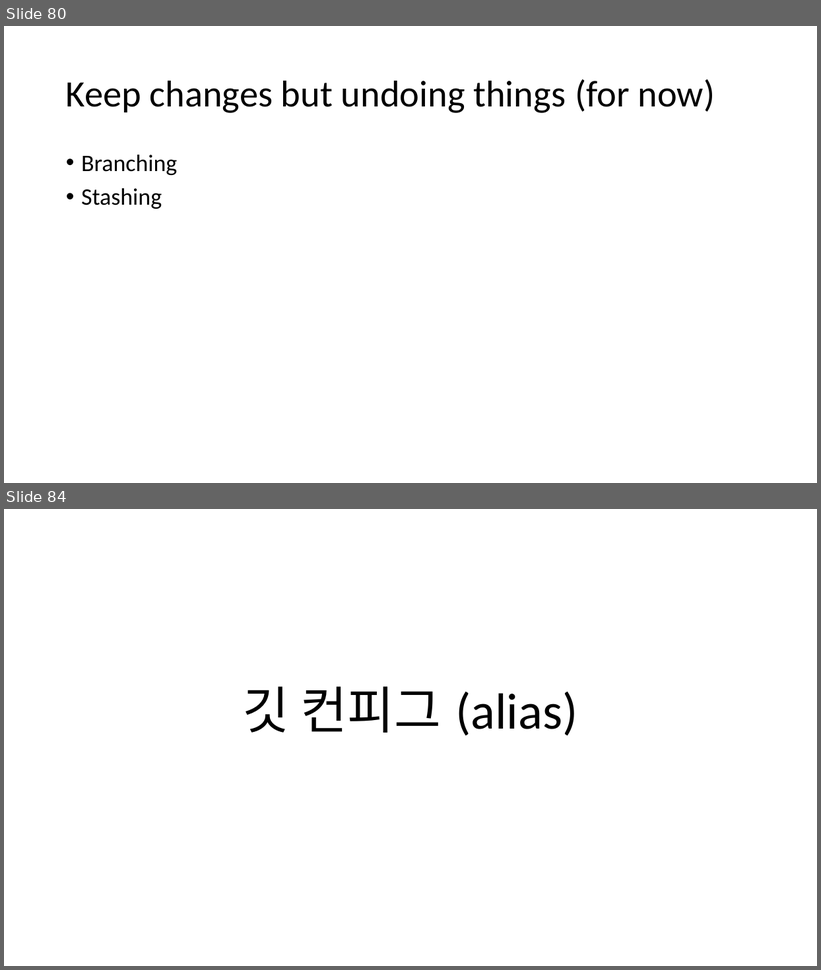
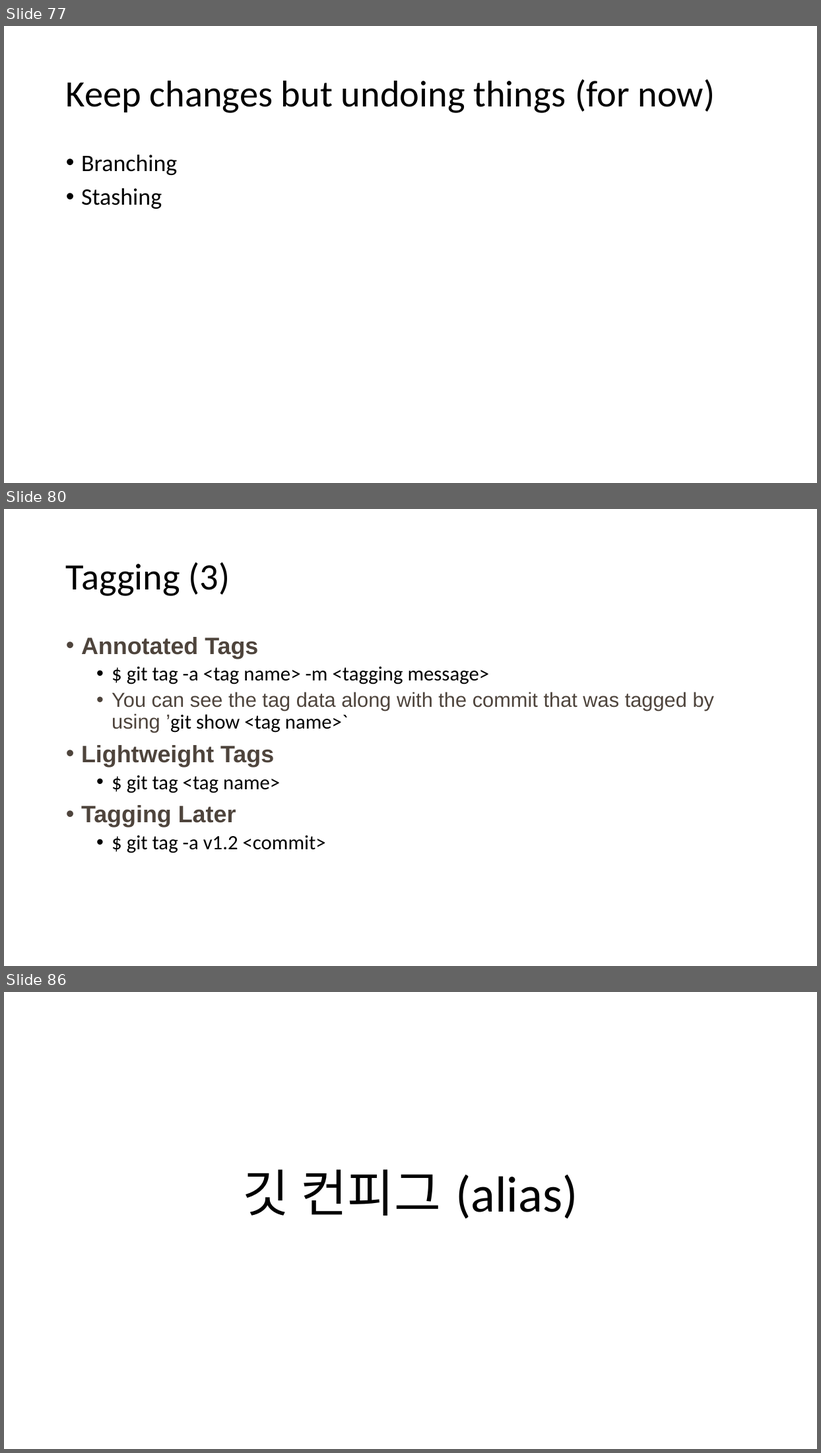
Before and after one commit to wontheone1/learning-git-ppt, a slide deck: learning_git.pptx. Shown one above the other, each under a label of ours: slides 80 and 84 before the commit, slides 77, 80 and 86 after it; the slides between them are not shown. The pictures are 821x970 and 821x1453 pixels, drawn with LibreOffice and Linux fonts; fonts in the diff are those of the drawing. Boxes give left, top, right and bottom in pixels: in the first picture for what was removed or moved away, otherwise in the second. Text is boxed around its words. In the diff, an @@ line names an element or a change of style, - is before the commit and + after.

```diff
--- a/learning_git.pptx
+++ b/learning_git.pptx
@@ slide 80 added at <box>4,509,817,966</box>, background #FFFFFF @@
@@ title added at <box>66,562,230,596</box>, 44 pt, text #000000 @@
+Tagging (3)
@@ text added at <box>81,637,715,854</box>, 24 pt, text #4E443C @@
+• Annotated Tags
+  • $ git tag -a <tag name> -m <tagging message>
+  • You can see the tag data along with the commit that was tagged by using ’git show <tag name>`
+• Lightweight Tags
+  • $ git tag <tag name>
+• Tagging Later
+  • $ git tag -a v1.2 <commit>
@@ what was slide 80 is now slide 77 @@
@@ what was slide 84 is now slide 86 @@
```
Also in this commit, not shown: 4 slides changed, 12 other slides added, 12 slides removed.
